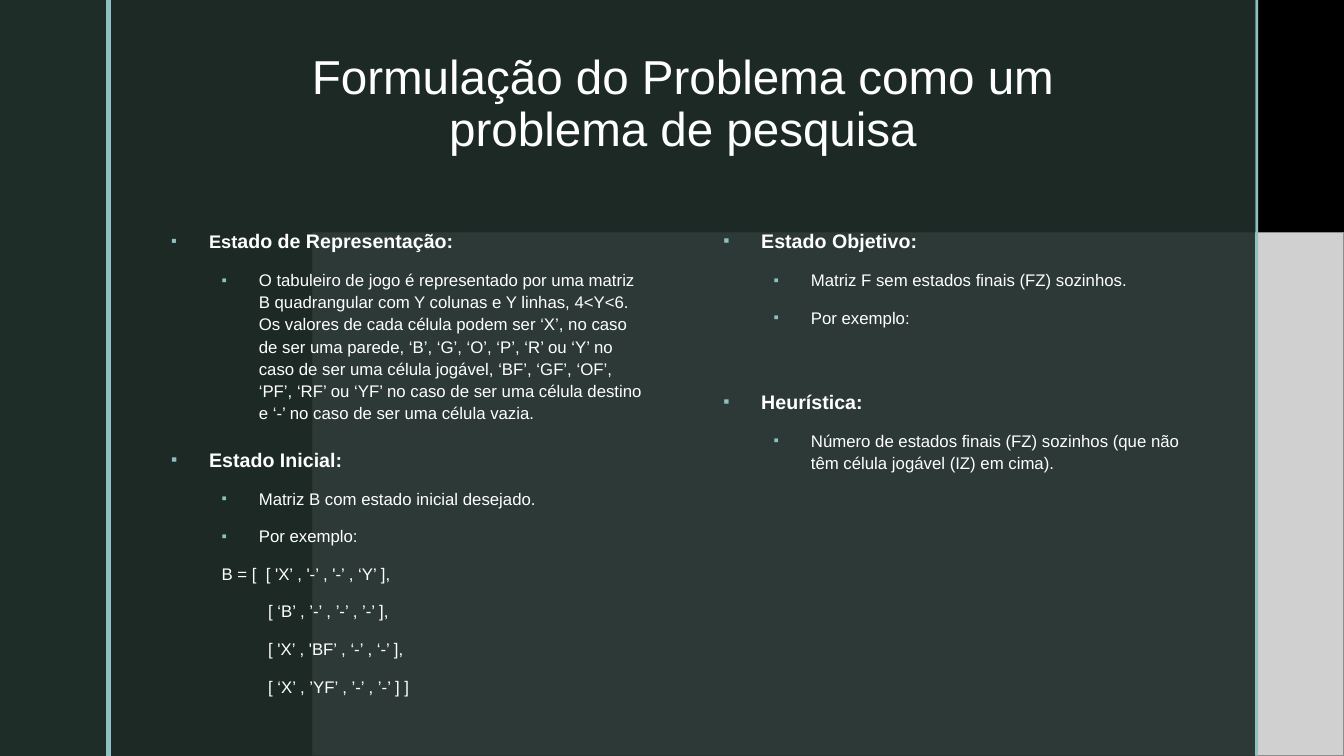
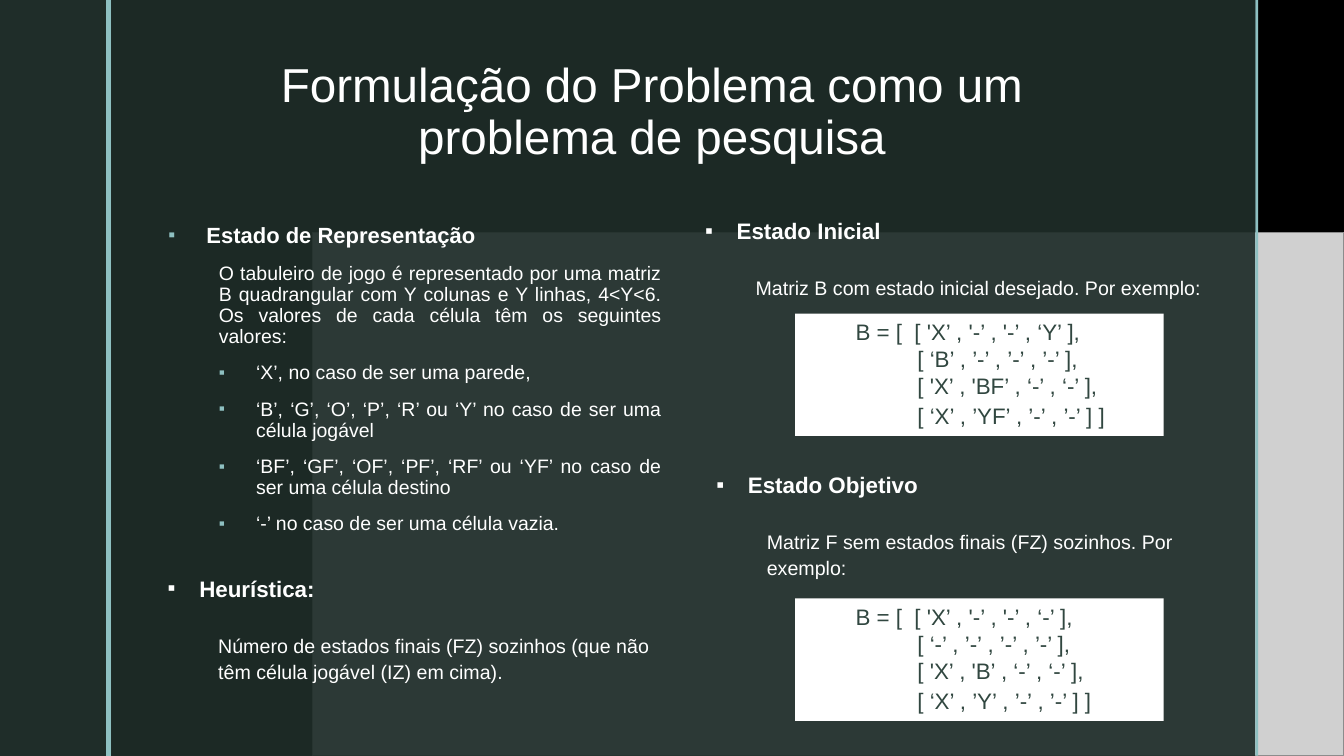
Before and after one commit to pedrovponte/IART-g39, a slide deck: slide 4 of docs/presentation.pptx. Drawn at 1344x756 pixels with LibreOffice and Linux fonts; fonts in the diff are those of the drawing; grey boxes stand for pictures; background and template pictures are left out. Boxes give left, top, right and bottom in pixels: in the first picture for what was removed or moved away, otherwise in the second. Text is boxed around its words. In the diff, an @@ line names an element or a change of style, - is before the commit and + after.

```diff
--- a/docs/presentation.pptx
+++ b/docs/presentation.pptx
@@ title "Formulação do Problema como um ...": place and size @@
-title "Formulação do Problema como um ..." at bbox=[312, 59, 1054, 155]
+title "Formulação do Problema como um ..." at bbox=[281, 67, 1023, 163]
@@ text "Estado de Representação" at bbox=[206, 227, 661, 530]: columns 2 to 1 @@
@@ text at bbox=[206, 227, 661, 530]: text changed; size 12 to 13.9 pt @@
-▪ Estado de Representação:
-  ▪ O tabuleiro de jogo é representado por uma matriz B quadrangular com Y colunas e Y linhas, 4<Y<6. Os valores de cada célula podem ser ‘X’, no caso de ser uma parede, ‘B’, ‘G’, ‘O’, ‘P’, ‘R’ ou ‘Y’ no caso de ser uma célula jogável, ‘BF’, ‘GF’, ‘OF’, ‘PF’, ‘RF’ ou ‘YF’ no caso de ser uma célula destino e ‘-’ no caso de ser uma célula vazia.
-▪ Estado Inicial:
-  ▪ Matriz B com estado inicial desejado.
-  ▪ Por exemplo:
-  B = [ [ 'X’ , '-’ , '-’ , ‘Y’ ],
-  [ ‘B’ , ’-’ , ’-’ , ’-’ ],
-  [ 'X’ , 'BF’ , ‘-’ , ‘-’ ],
-  [ ‘X’ , ’YF’ , ’-’ , ’-’ ] ]
-▪ Estado Objetivo:
-  ▪ Matriz F sem estados finais (FZ) sozinhos.
-  ▪ Por exemplo:
-▪ Heurística:
-  ▪ Número de estados finais (FZ) sozinhos (que não têm célula jogável (IZ) em cima).
+▪ Estado de Representação
+  O tabuleiro de jogo é representado por uma matriz B quadrangular com Y colunas e Y linhas, 4<Y<6. Os valores de cada célula têm os seguintes valores:
+  ▪ ‘X’, no caso de ser uma parede,
+  ▪ ‘B’, ‘G’, ‘O’, ‘P’, ‘R’ ou ‘Y’ no caso de ser uma célula jogável
+  ▪ ‘BF’, ‘GF’, ‘OF’, ‘PF’, ‘RF’ ou ‘YF’ no caso de ser uma célula destino
+  ▪ ‘-’ no caso de ser uma célula vazia.
@@ text added at bbox=[737, 223, 1201, 299], 14 pt, text #FFFFFF @@
+▪ Estado Inicial
+  Matriz B com estado inicial desejado. Por exemplo:
@@ rectangle added at bbox=[796, 314, 1165, 436], fill #FFFFFF, 16 pt, text #314740 @@
+  B = [ [ 'X’ , '-’ , '-’ , ‘Y’ ],
+  [ ‘B’ , ’-’ , ’-’ , ’-’ ],
+  [ 'X’ , 'BF’ , ‘-’ , ‘-’ ],
+  [ ‘X’ , ’YF’ , ’-’ , ’-’ ] ]
@@ text added at bbox=[748, 476, 1173, 579], 14 pt, text #FFFFFF @@
+▪ Estado Objetivo
+  Matriz F sem estados finais (FZ) sozinhos. Por exemplo:
@@ text added at bbox=[199, 580, 649, 683], 14 pt, text #FFFFFF @@
+▪ Heurística:
+  Número de estados finais (FZ) sozinhos (que não têm célula jogável (IZ) em cima).
@@ rectangle added at bbox=[796, 599, 1165, 721], fill #FFFFFF, 16 pt, text #314740 @@
+  B = [ [ 'X’ , '-’ , '-’ , ‘-’ ],
+  [ ‘-’ , ’-’ , ’-’ , ’-’ ],
+  [ 'X’ , 'B’ , ‘-’ , ‘-’ ],
+  [ ‘X’ , ’Y’ , ’-’ , ’-’ ] ]
```
Also in this commit, not shown: 5 other slides changed.
